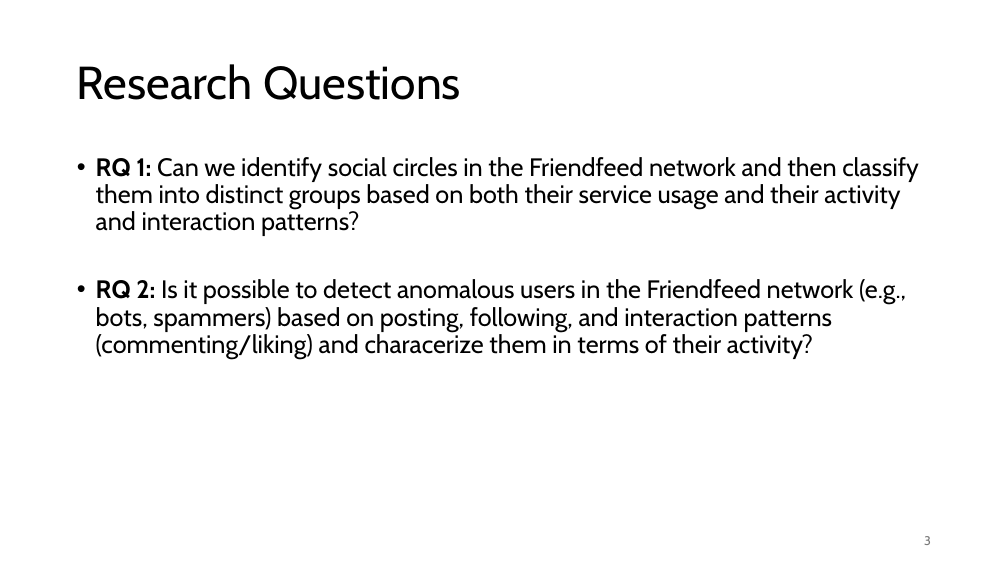
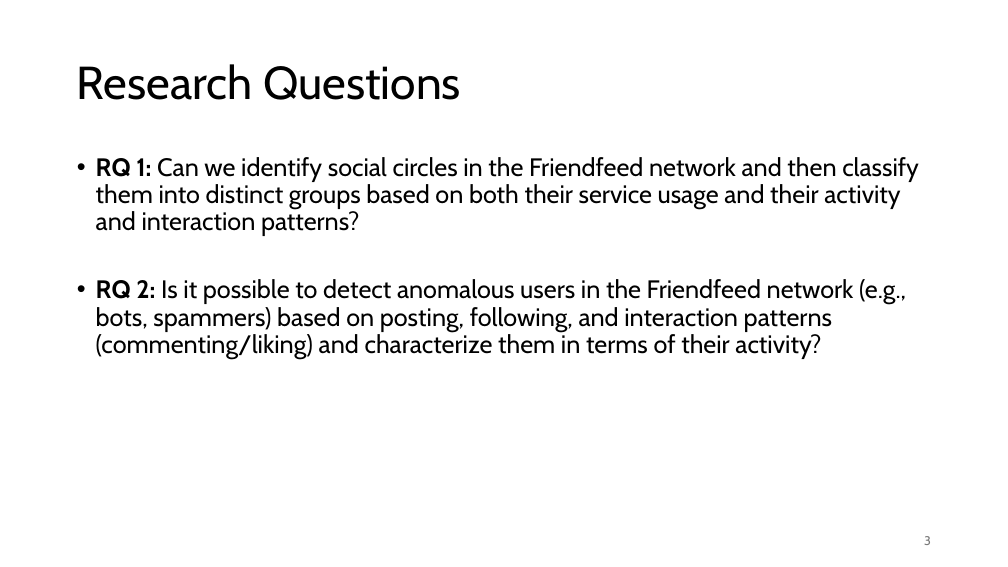
Before and after one commit to jonas-blum/data-mining-1, a slide deck: slide 3 of project/project-presentation-group51.pptx. Drawn at 1008x567 pixels with LibreOffice and Linux fonts; fonts in the diff are those of the drawing. Boxes give left, top, right and bottom in pixels: in the first picture for what was removed or moved away, otherwise in the second. Text is boxed around its words. In the diff, an @@ line names an element or a change of style, - is before the commit and + after.

```diff
--- a/project/project-presentation-group51.pptx
+++ b/project/project-presentation-group51.pptx
@@ text at (96, 279, 906, 359): text changed @@
-• RQ 2: Is it possible to detect anomalous users in the Friendfeed network (e.g., bots, spammers) based on posting, following, and interaction patterns (commenting/liking) and characerize them in terms of their activity?
+• RQ 2: Is it possible to detect anomalous users in the Friendfeed network (e.g., bots, spammers) based on posting, following, and interaction patterns (commenting/liking) and characterize them in terms of their activity?
```
Also in this commit, not shown: 3 other slides changed, 1 other file.
